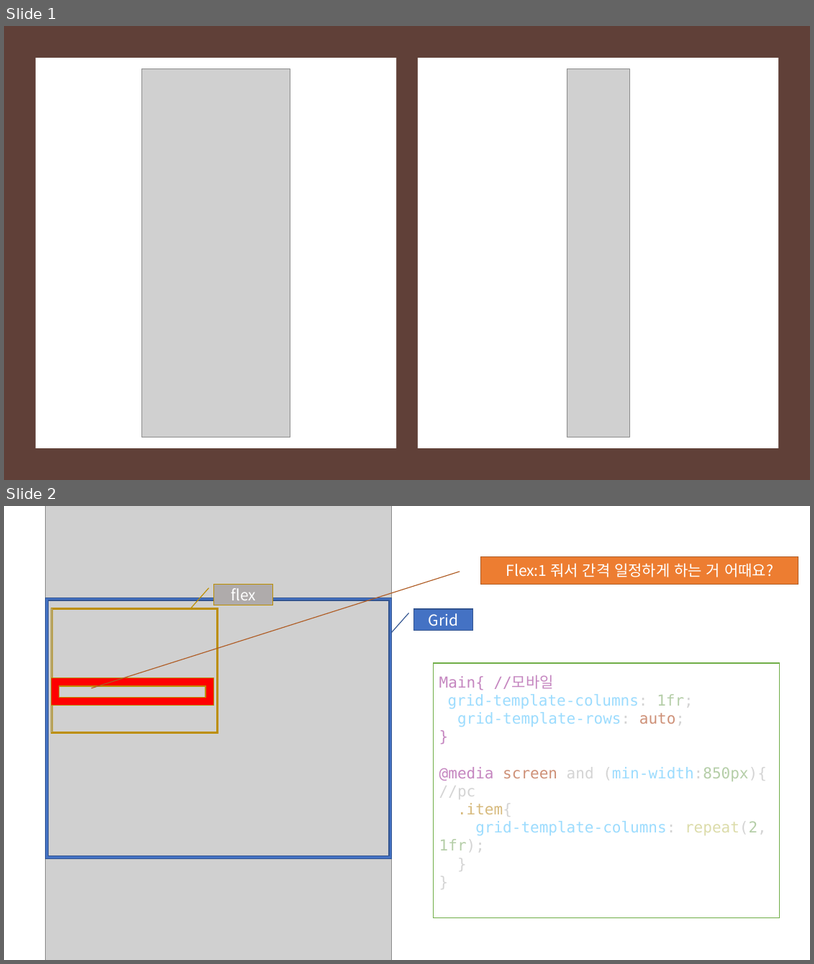
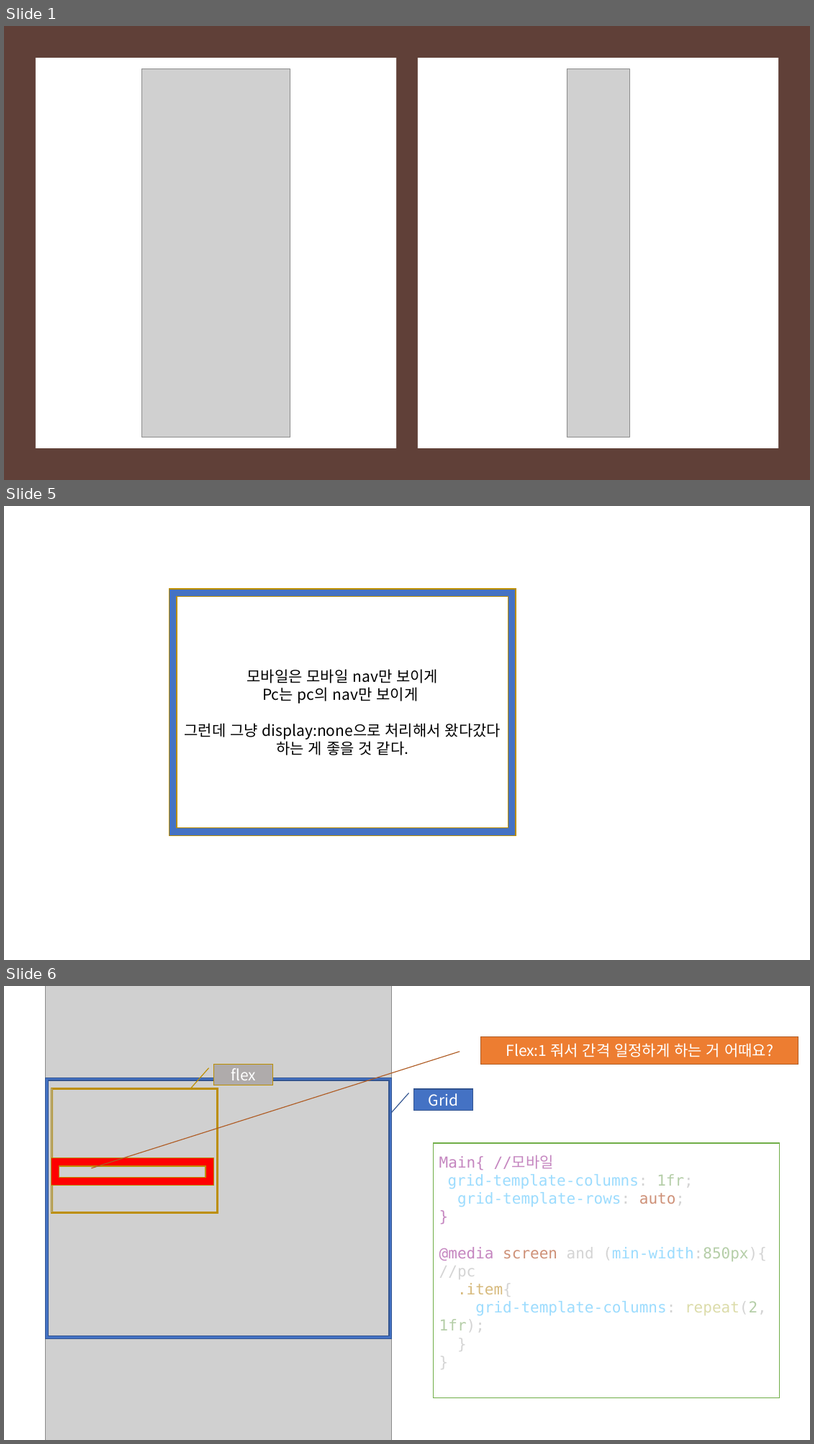
Before and after one commit to yeeSilver/clone-Project, a slide deck: Clone Coding/LineCareer/프레젠테이션1.pptx. Shown one above the other, each under a label of ours: slides 1 and 2 before the commit, slides 1, 5 and 6 after it; the slides between them are not shown. The pictures are 814x964 and 814x1444 pixels, drawn with LibreOffice and Linux fonts; fonts in the diff are those of the drawing; grey boxes stand for pictures. Boxes give left, top, right and bottom in pixels: in the first picture for what was removed or moved away, otherwise in the second. Text is boxed around its words. In the diff, an @@ line names an element or a change of style, - is before the commit and + after.

```diff
--- a/Clone Coding/LineCareer/프레젠테이션1.pptx
+++ b/Clone Coding/LineCareer/프레젠테이션1.pptx
@@ slide 5 added at (x1=4, y1=506, x2=810, y2=960), background #FFFFFF @@
@@ frame added at (x1=169, y1=589, x2=516, y2=835), fill #4472C4, outline #BD8E00 1 pt, 18 pt, text #000000 @@
+모바일은 모바일 nav만 보이게
+Pc는 pc의 nav만 보이게
+그런데 그냥 display:none으로 처리해서 왔다갔다 하는 게 좋을 것 같다.
@@ what was slide 2 is now slide 6 @@
```
Also in this commit, not shown: 1 slide changed, 3 other slides added, 24 other files.
